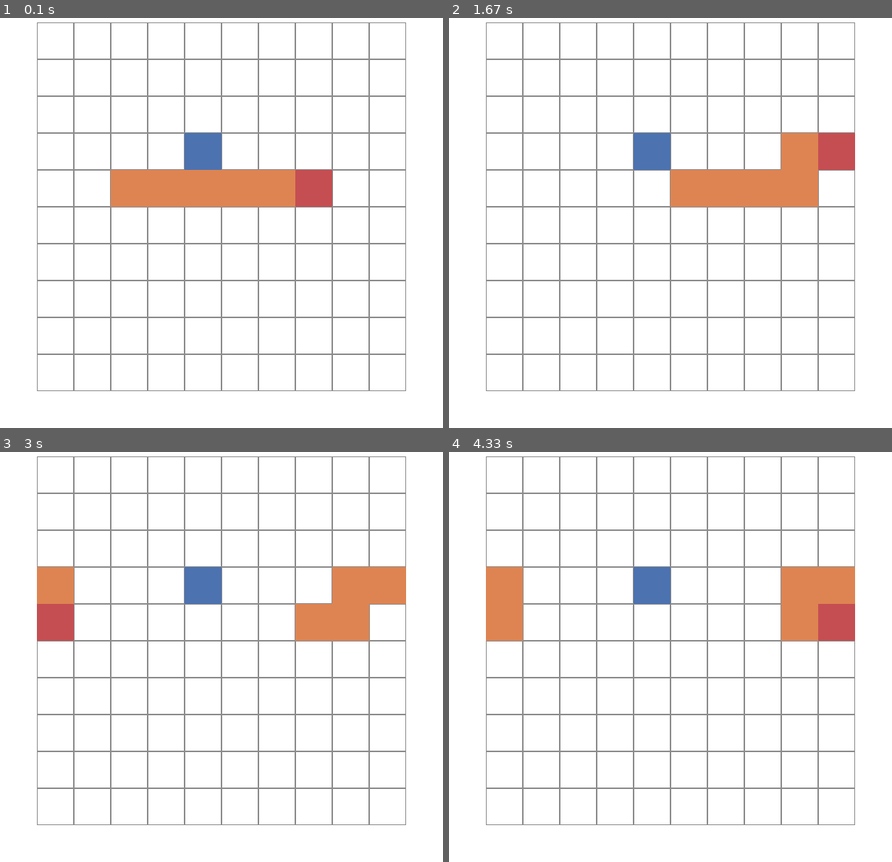
Above: before the commit, frames 1-4 (two rows, left to right).
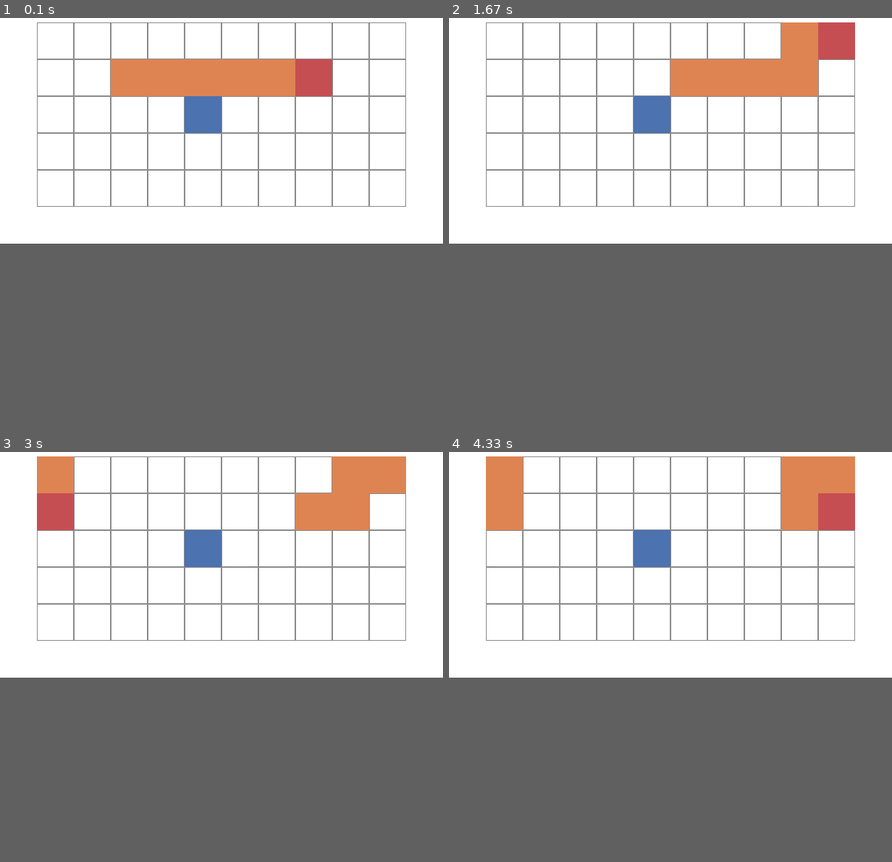
Above: after the commit, the same moments.

Repository: Arthur-B/RL-snake
Game: pygame game, started from snakeGame-playable.py
The game is run twice, just before and just after one commit, with the same random seed, the same clock (stepped at 60 frames per second) and the same inputs.
Inputs:
- Up to frame 1 (0.1 s): no input
- Up to frame 2 (1.67 s): hold D 0.33-0.8 s; hold W 0.83-1.13 s; hold D from 1.17 s (still down)
- Up to frame 3 (3 s): release D at 1.72 s; hold A 1.75-2.42 s; hold S from 2.45 s (still down)
- Up to frame 4 (4.33 s): release S at 3.27 s; hold A 3.3-4.22 s
In our replay, the window is 600x600 before the commit and 600x350 after it. These sizes can differ from the game's own. Grey fills any space a smaller window leaves; there, only what the larger window draws over its background counts as a difference.

The runs differ from the first frame. In frame 1, 13% of the frame differs, in the area x 8-92%, y 10-92%; in frame 2, 13%; in frame 3, 13%; in frame 4, 13%.

Commit message:
Dynamic adjustment of the window size

Diff:
--- a/snakeGame-playable.py
+++ b/snakeGame-playable.py
@@ -5,38 +5,37 @@
 #------------------------------------------------------------------------------
 # Draw the map state
 
-def drawGrid(mapState, offsetx, offsety, width, height, nbBlockx, nbBlocky, screen):
+def drawGrid(mapState, offset, blockSize, nbBlockx, nbBlocky, screen):
 
     """
     Draw the mapState given the specifications.
     """
-
-    blockSizex = width /nbBlockx #Set the size of the grid block
-    blockSizey = height / nbBlocky
+    # blockSize = 50
+    # offset = 100
 
     # Draw grid
     for x in range(nbBlockx):
         for y in range(nbBlocky):
-            rect = pygame.Rect(offsetx + x*blockSizex, offsety + y*blockSizey,
-                               blockSizex, blockSizey)
+            rect = pygame.Rect(offset + x*blockSize, offset + y*blockSize,
+                               blockSize, blockSize)
             pygame.draw.rect(screen, (140,140,140), rect, 1) # Width of 1, empty rectangle
 
     # Draw snake body
     for (x,y) in np.argwhere(gameEnv.mapState == 1):
-        rect = pygame.Rect(offsetx + x*blockSizex, offsety + y*blockSizey,
-                           blockSizex, blockSizey)
+        rect = pygame.Rect(offset + x*blockSize, offset + y*blockSize,
+                           blockSize, blockSize)
         pygame.draw.rect(screen, (222,132,82), rect)
 
     # Draw snake head
     for (x,y) in np.argwhere(gameEnv.mapState == 2):
-        rect = pygame.Rect(offsetx + x*blockSizex, offsety + y*blockSizey,
-                           blockSizex, blockSizey)
+        rect = pygame.Rect(offset + x*blockSize, offset + y*blockSize,
+                           blockSize, blockSize)
         pygame.draw.rect(screen, (197,78,82), rect)
 
     # Draw fruit
     for (x,y) in np.argwhere(gameEnv.mapState == 3):
-        rect = pygame.Rect(offsetx + x*blockSizex, offsety + y*blockSizey,
-                           blockSizex, blockSizey)
+        rect = pygame.Rect(offset + x*blockSize, offset + y*blockSize,
+                           blockSize, blockSize)
         pygame.draw.rect(screen, (76,114,176), rect)
 
 
@@ -46,7 +45,7 @@
 def getKeyPressed():
 
     """
-    Wait until 'w', 'a', 's', 'd' is pressed and return the character.
+    Wait until 'w', 'a', 's', 'd' is pressed and return the character as a string.
     """
 
     pygame.event.clear()
@@ -75,20 +74,24 @@
 # Game
 #==============================================================================
 
+sizeX, sizeY = 10,5
+blockSize = 50
+offset = 50
+
+size = (offset * 2 + sizeX * blockSize, offset * 2 + sizeY * blockSize)
+
 # Initialize the game environment
 
-gameEnv = env(10,10)
+gameEnv = env(sizeX,sizeY)
 gameEnv.printState()
 
 # Initialize the game window
 
-size = width, height = 600, 600
 screen = pygame.display.set_mode(size)
+screen.fill((255,255,255))
 
-grid = pygame.Rect(50,50,500,500)
+drawGrid(gameEnv.mapState, offset, blockSize, sizeX, sizeY, screen)
 
-screen.fill((255,255,255))
-drawGrid(gameEnv.mapState, 50, 50, 500, 500, 10, 10, screen)
 pygame.display.flip()
 
 #------------------------------------------------------------------------------
@@ -104,7 +107,7 @@
 
     # Update game window
     screen.fill((255,255,255))
-    drawGrid(gameEnv.mapState, 50, 50, 500, 500, 10, 10, screen)
+    drawGrid(gameEnv.mapState, offset, blockSize, sizeX, sizeY, screen)
     pygame.display.flip()
 
 #------------------------------------------------------------------------------
